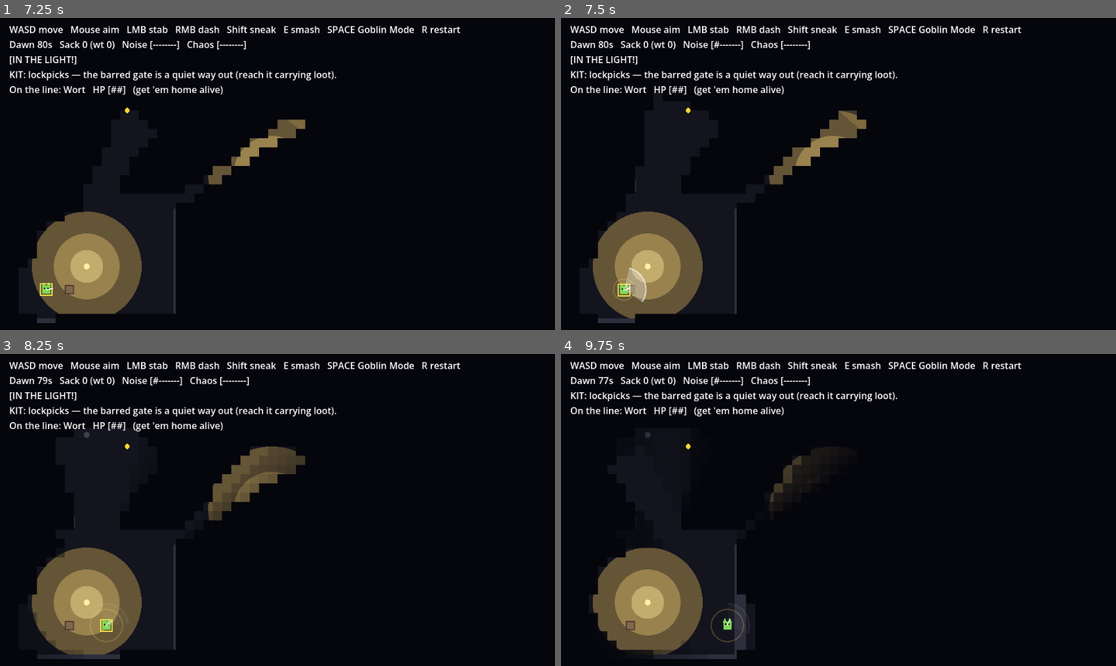
Above: before the commit, frames 1-4 (two rows, left to right).
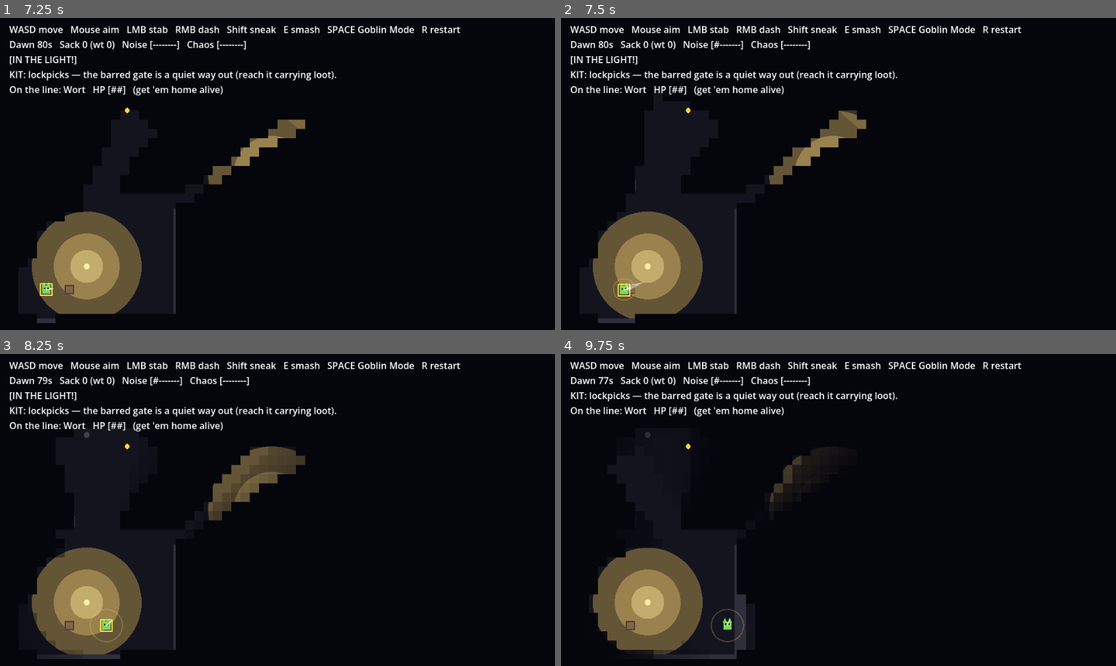
Above: after the commit, the same moments.

Repository: steverowley/goblin-mode
Game: Godot game, scene res://scenes/main.tscn
The game is run twice, just before and just after one commit, with the same random seed, the same clock (stepped at 60 frames per second) and the same inputs.
Inputs (mouse positions are in pixels of both pictures, inside the frame that each line leads up to):
- Up to frame 1 (7.25 s): click "Snik [H1 S4 B1]" at 0.5 s; click "Snik [H1 S4 B1] <- SENT" at 1.25 s; click "Grubba [H2 S1 B4]" at 2 s; click "Grubba [H2 S1 B4] <- SENT" at 2.75 s; click "Wort [H2 S2 B2]" at 3.5 s; click "Wort [H2 S2 B2] <- SENT" at 4.25 s; click "Breed a pup (4 food)" at 5 s; click "Lockpicks" at 5.75 s; click "Go raid >" at 6.5 s
- Up to frame 2 (7.5 s): tap Enter at 7.25 s; move the mouse to (960, 158) at 7.27 s; hold D from 7.28 s (still down); tap R at 7.35 s; click (960, 158) at 7.42 s
- Up to frame 3 (8.25 s): tap Space at 7.52 s; release D at 8 s; drag from (166, 525) to (249, 572) at 8.02 s
- Up to frame 4 (9.75 s): tap Space at 8.75 s; move the mouse to (894, 441) at 8.77 s; hold D 8.78-9.5 s; tap F at 8.85 s; drag from (810, 572) to (672, 463) at 9.52 s

Frame 1 is identical in both runs. In frame 2, 0.3% of the frame differs, in the area x 11-16%, y 79-92%; in frame 3, less than 0.1%; in frame 4, less than 0.1%.

Commit message:
feat(raid): goblin stabs, guards swing — asymmetric melee
Per playtest feel: the little goblin should JAB and the big tall-folk should SWING.
- Goblin attack is now a narrow STAB (half-angle 20deg) drawn as a quick pointed
  thrust where you aim — precise. (Was a wide cone swipe.)
- Guards now SWING a wide arc: the strike COMMITS a direction at wind-up and only
  connects if you're still inside that ~110deg arc, so you can dodge to the SIDE
  (not just back). The telegraph + a bright red swing-sweep are drawn in that
  committed direction (instead of the circle that read like an AOE).

Verified headless: the stab hits dead-ahead but misses a guard 90deg aside; the
guard swing connects in-arc and whiffs when you dodge to the side.

Refs #11

Diff:
--- a/scripts/fun_probe.gd
+++ b/scripts/fun_probe.gd
@@ -24,8 +24,8 @@
 const SMASH_R := 36.0
 const MELEE_R := 38.0            # reach of a sword swipe (Bite 2.5)
 const STAB_CD := 0.3             # gap between swipes (quick — guard swings are uninterruptible, so no flinch-lock)
-const SWIPE_HALF := deg_to_rad(55.0)   # half-angle of the frontal swipe cone
-const SWIPE_TIME := 0.18         # how long the swipe arc is drawn
+const SWIPE_HALF := deg_to_rad(20.0)   # half-angle of the goblin's narrow stab
+const SWIPE_TIME := 0.14         # how long the stab thrust is drawn
 const PLAYER_START := Vector2(80, 470)
 const EXIT_POS := Vector2(80, 80)
 const EXIT_R := 34.0
@@ -568,9 +568,9 @@
 	_stink_t = STINK_TIME
 	_spawn_text(_stink_pos, "*PHWOAR* stink bomb!", Color(0.6, 1.0, 0.3))
 
-## A sword swipe (LMB): a quick arc in FRONT of the goblin (where you're aiming).
-## EVERYTHING in the cone is hit — an UNAWARE guard is a silent takedown, an
-## ALERTED one takes a chip of HP (it swings back). Multi-target.
+## A quick STAB (LMB): a narrow thrust where you're aiming. An UNAWARE guard is a
+## silent takedown; an ALERTED one takes a chip of HP (it swings back). Precise —
+## aim it at the guard.
 func _try_takedown() -> void:
 	if _stab_cd > 0.0:
 		return
@@ -754,16 +754,14 @@
 			probe._draw_overlay(self)
 
 func _draw_overlay(cv: CanvasItem) -> void:
-	# Sword swipe (Bite 2.5) — a bright filled slash arc in front of the goblin.
+	# Goblin STAB (Bite 2.5) — a quick pointed thrust where you're aiming.
 	if _swipe_t > 0.0 and _player != null:
-		var sa := _swipe_dir.angle()
+		var sd: Vector2 = _swipe_dir
 		var salpha := clampf(_swipe_t / SWIPE_TIME, 0.0, 1.0)
-		var pts := PackedVector2Array([_player.global_position])
-		for i in range(13):
-			var ang := sa - SWIPE_HALF + (2.0 * SWIPE_HALF) * (float(i) / 12.0)
-			pts.append(_player.global_position + Vector2(cos(ang), sin(ang)) * MELEE_R)
-		cv.draw_colored_polygon(pts, Color(0.95, 0.97, 1.0, 0.45 * salpha))
-		cv.draw_arc(_player.global_position, MELEE_R, sa - SWIPE_HALF, sa + SWIPE_HALF, 20, Color(1, 1, 1, 0.95 * salpha), 2.5)
+		var tip := _player.global_position + sd * MELEE_R
+		var base := _player.global_position + sd * 6.0
+		var perp := Vector2(-sd.y, sd.x) * 5.0
+		cv.draw_colored_polygon(PackedVector2Array([base - perp, base + perp, tip]), Color(0.95, 0.98, 1.0, 0.95 * salpha))
 	# Stink cloud (issue #8) — a green pall, kept bright above the fog, that lures guards in.
 	if _stink_t > 0.0:
 		var sa: float = clampf(_stink_t / STINK_TIME, 0.0, 1.0)
--- a/scripts/guard.gd
+++ b/scripts/guard.gd
@@ -39,6 +39,7 @@
 const STRIKE_R := 30.0           # reach of a guard's telegraphed melee swing
 const WINDUP_TIME := 0.35        # the tell — it rears back this long before the blow lands (dodge it!)
 const STRIKE_CD := 0.4           # minimum gap between swings (aggressive)
+const SWING_HALF := deg_to_rad(55.0)   # half-angle of a guard's wide swing arc (dodge out of it sideways)
 
 const GoblinScript := preload("res://scripts/player.gd")
 
@@ -57,6 +58,9 @@
 var winding := false             # mid telegraphed wind-up (open brawl)
 var _windup_t := 0.0
 var _strike_cd := 0.0
+var _swing_dir := 0.0            # committed swing direction (angle), locked in at wind-up start
+var _swung_t := 0.0              # brief flash while the swing lands
+var _swung_dir := 0.0
 
 var _wp := 0
 var _player: GoblinScript = null
@@ -134,6 +138,7 @@
 ## BACK (a visible tell) then swings — dodge by getting out of reach before it lands.
 func _attack_step(delta: float) -> void:
 	_strike_cd = maxf(0.0, _strike_cd - delta)
+	_swung_t = maxf(0.0, _swung_t - delta)
 	if state != State.CHASE or _player == null:
 		winding = false
 		return
@@ -142,12 +147,18 @@
 		if _windup_t <= 0.0:
 			winding = false
 			_strike_cd = STRIKE_CD
-			if not _caught and global_position.distance_to(_player.global_position) < STRIKE_R:
+			_swung_t = 0.14
+			_swung_dir = _swing_dir
+			# The wide swing connects only if you're still inside its committed arc —
+			# dodge to the SIDE (or back) and it whiffs.
+			var to_p := (_player.global_position - global_position).angle()
+			if not _caught and global_position.distance_to(_player.global_position) < STRIKE_R and absf(angle_difference(_swing_dir, to_p)) < SWING_HALF:
 				_caught = true
 				caught_player.emit()        # the blow connects — the level applies it as a hit + scramble
 	elif global_position.distance_to(_player.global_position) < STRIKE_R and _strike_cd <= 0.0:
 		winding = true
 		_windup_t = WINDUP_TIME
+		_swing_dir = (_player.global_position - global_position).angle()   # commit the swing direction NOW
 
 func _physics_process(delta: float) -> void:
 	if downed:
@@ -362,19 +373,27 @@
 			cone_col = Color(1, 0.55, 0.1, 0.13)
 		draw_colored_polygon(_cone_pts, cone_col)
 
-	# Telegraphed strike wind-up — a red wedge swelling TOWARD you (the incoming
-	# swing). Dodge out of it before it lands.
-	if winding and _player != null:
+	# Telegraphed wind-up — a red wedge in the COMMITTED swing direction. Dodge out
+	# of the arc (to the side or back) before it lands.
+	if winding:
 		var tp := 1.0 - clampf(_windup_t / WINDUP_TIME, 0.0, 1.0)   # 0..1 as the swing charges
-		var ga := (_player.global_position - global_position).angle()
-		var half := deg_to_rad(42.0)
 		var reach := (STRIKE_R + 6.0) * tp
 		var wpts := PackedVector2Array([Vector2.ZERO])
-		for i in range(11):
-			var ang := ga - half + (2.0 * half) * (float(i) / 10.0)
+		for i in range(13):
+			var ang := _swing_dir - SWING_HALF + (2.0 * SWING_HALF) * (float(i) / 12.0)
 			wpts.append(Vector2(cos(ang), sin(ang)) * reach)
-		draw_colored_polygon(wpts, Color(1.0, 0.2, 0.1, 0.15 + 0.25 * tp))
-		draw_arc(Vector2.ZERO, reach, ga - half, ga + half, 14, Color(1.0, 0.35, 0.1, 0.9), 2.5)
+		draw_colored_polygon(wpts, Color(1.0, 0.2, 0.1, 0.12 + 0.2 * tp))
+		draw_arc(Vector2.ZERO, reach, _swing_dir - SWING_HALF, _swing_dir + SWING_HALF, 16, Color(1.0, 0.35, 0.1, 0.85), 2.0)
+	# The swing landing — a bright red sweep across the committed arc.
+	if _swung_t > 0.0:
+		var sf := clampf(_swung_t / 0.14, 0.0, 1.0)
+		var rr := STRIKE_R + 6.0
+		var spts := PackedVector2Array([Vector2.ZERO])
+		for i in range(13):
+			var ang := _swung_dir - SWING_HALF + (2.0 * SWING_HALF) * (float(i) / 12.0)
+			spts.append(Vector2(cos(ang), sin(ang)) * rr)
+		draw_colored_polygon(spts, Color(1.0, 0.25, 0.1, 0.5 * sf))
+		draw_arc(Vector2.ZERO, rr, _swung_dir - SWING_HALF, _swung_dir + SWING_HALF, 16, Color(1.0, 0.4, 0.15, 0.95 * sf), 3.0)
 	# Big tall-folk body (deliberately larger than the goblin).
 	var bcol: Color = body_color.lerp(Color(1.0, 0.25, 0.1), 0.5) if winding else body_color
 	draw_rect(Rect2(-16, -16, 32, 32), bcol)
